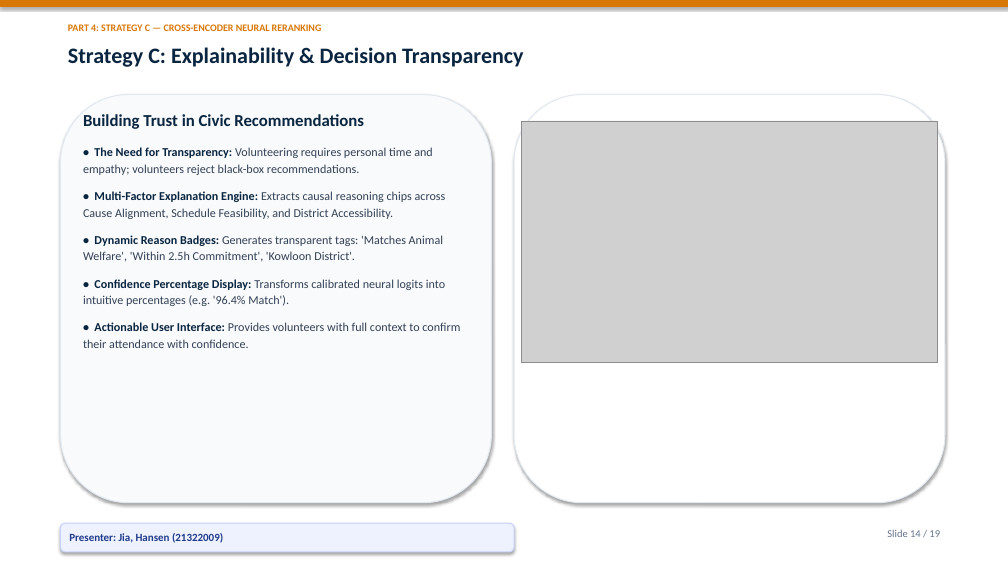
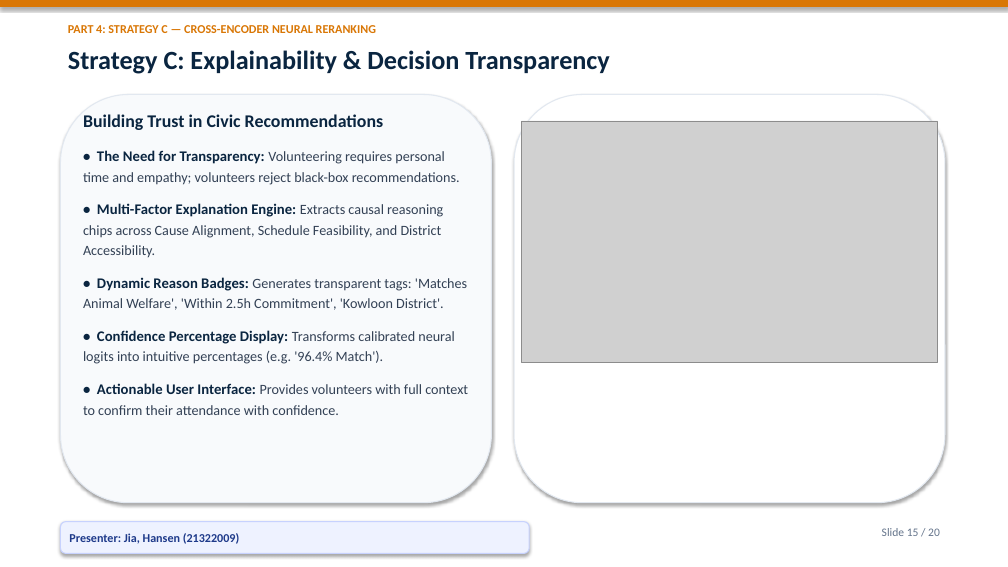
Before and after one commit to Bob8259/CSIT-5210-Group-Project, a slide deck: slide 15 of CSIT5210_Group1_Presentation.pptx (slide 14 before the commit). Drawn at 1008x567 pixels with LibreOffice and Linux fonts; fonts in the diff are those of the drawing; grey boxes stand for pictures. Boxes give left, top, right and bottom in pixels: in the first picture for what was removed or moved away, otherwise in the second. Text is boxed around its words. In the diff, an @@ line names an element or a change of style, - is before the commit and + after.

Commit message:
feat: add grand cover page and enlarge presentation font sizes for optimal projection readability

```diff
--- a/CSIT5210_Group1_Presentation.pptx
+++ b/CSIT5210_Group1_Presentation.pptx
@@ text "PART 4: STRATEGY C — ..." at (68, 25, 376, 33): size 9.5 to 11.5 pt @@
@@ text "Strategy C: Explainability & Decision ..." at (68, 50, 609, 74): size 21 to 25 pt @@
@@ text "Building Trust in Civic Recommendations" at (83, 114, 468, 415): size 16 to 17 pt in "Building Trust in Civic Recommendations"; size 11.5 to 14 pt in "• The Need for Transparency:", "• Multi-Factor Explanation Engine:", "• Dynamic Reason Badges:", "• Confidence Percentage Display:" and 1 more places; size 11.5 to 13.5 pt in "Volunteering requires personal time and empathy; volunteers ...", "Extracts causal reasoning chips across Cause Alignment, ...", "Generates transparent tags: 'Matches Animal Welfare', 'Withi ...", "Transforms calibrated neural logits into intuitive percentag ..." and 1 more places; line spacing 1.15 to 1.2; more space between paragraphs @@
@@ rounded rectangle "Presenter: Jia, Hansen (21322009)": place and size @@
-rounded rectangle "Presenter: Jia, Hansen (21322009)" at (60, 523, 514, 552)
+rounded rectangle "Presenter: Jia, Hansen (21322009)" at (60, 522, 529, 554)
@@ rounded rectangle "Presenter: Jia, Hansen (21322009)" at (60, 522, 529, 554): size 10.5 to 11.5 pt @@
@@ text at (882, 528, 940, 536): text changed; size 10 to 11 pt @@
-Slide 14 / 19
+Slide 15 / 20
```
Also in this commit, not shown: 18 other slides changed, 1 slide added, 1 other file.
